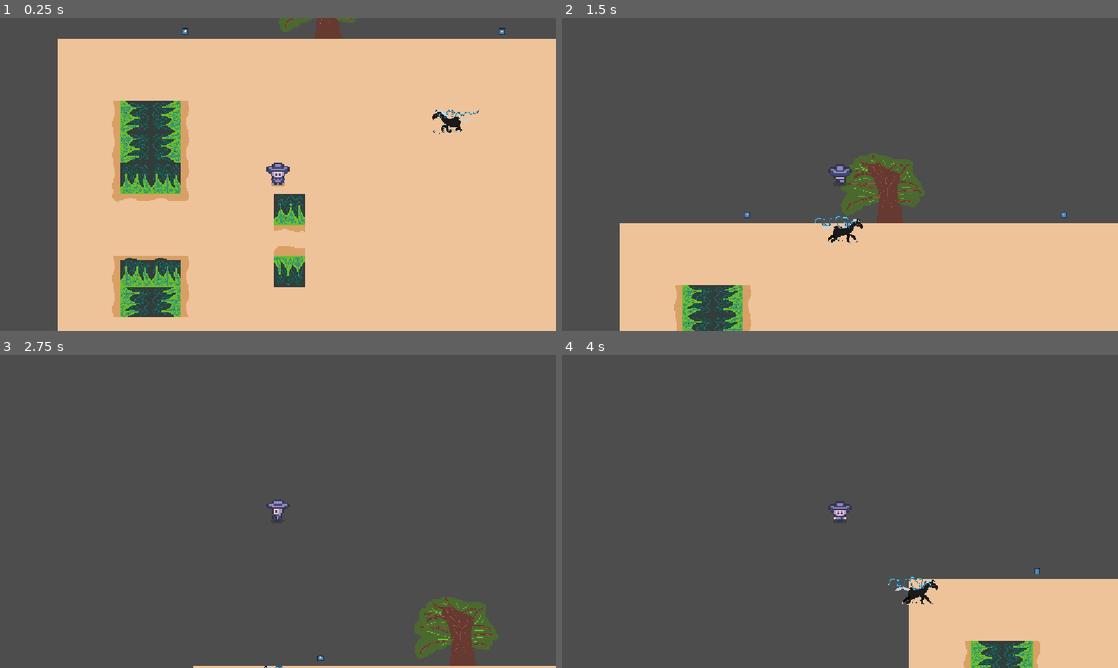
Above: before the commit, frames 1-4 (two rows, left to right).
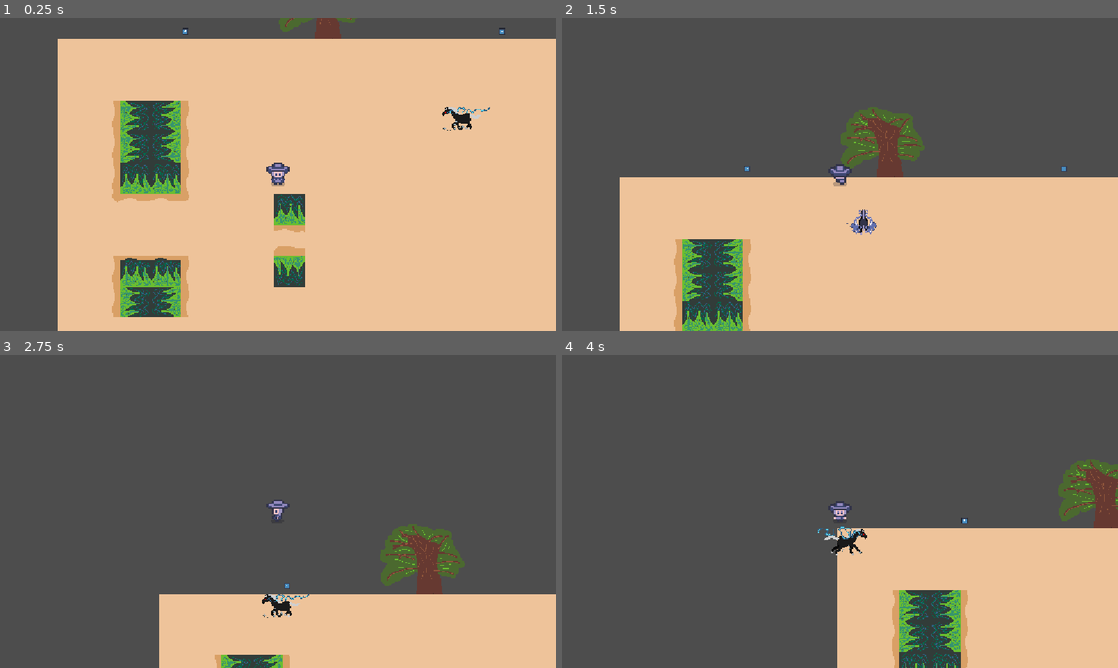
Above: after the commit, the same moments.

Repository: LeonAlbornoz/Quetrem-Huitru
Game: Godot game, scene res://Escenas/Main.tscn
The game is run twice, just before and just after one commit, with the same random seed, the same clock (stepped at 60 frames per second) and the same inputs. The engine's default icon, where the game draws it, is replaced by a stand-in: a white triangle on a blue panel in a dark square.
Inputs:
- Up to frame 1 (0.25 s): no input
- Up to frame 2 (1.5 s): hold W (Move_Up) from 0.53 s (still down)
- Up to frame 3 (2.75 s): release W (Move_Up) at 2.03 s; hold A (Move_Left) from 2.03 s (still down)
- Up to frame 4 (4 s): release A (Move_Left) at 3.53 s; hold S (Move_Down) from 3.53 s (still down)

The runs differ from the first frame. In frame 1, 0.4% of the frame differs, in the area x 77-89%, y 28-38%; in frame 2, 19%, in the area x 10-100%, y 28-100%; in frame 3, 19%; in frame 4, 18%.

Commit message:
Add all Potrillo Assets

Diff:
--- a/Escenas/Main.gd
+++ b/Escenas/Main.gd
@@ -1,16 +1,15 @@
 extends Node2D
 
-@onready var player: CharacterBody2D = get_tree().get_first_node_in_group("Player")
 @onready var UI = get_tree().get_first_node_in_group("UI")
 
-func _on_area_2d_body_entered(body: Node2D) -> void:
+func _on_area_2d_body_entered(player: Node2D) -> void:
 	if player.Piezas >= 2:
 		UI.get_node("Ganaste").visible = true
 
-func _on_pieza_1_body_entered(_body: Node2D) -> void:
+func _on_pieza_1_body_entered(player: Node2D) -> void:
 	player.Piezas += 1
 	get_node("Pieza1").queue_free()
 
-func _on_pieza_2_body_entered(_body: Node2D) -> void:
+func _on_pieza_2_body_entered(player: Node2D) -> void:
 	player.Piezas += 1
 	get_node("Pieza2").queue_free()
--- a/Escenas/Main.tscn
+++ b/Escenas/Main.tscn
@@ -62,6 +62,7 @@
 
 [node name="Player" parent="." unique_id=1781514266 instance=ExtResource("2_sem21")]
 position = Vector2(456, 280)
+speed = 300
 
 [node name="Pieza1" type="Area2D" parent="." unique_id=1614259994]
 position = Vector2(264, -16)
--- a/Escenas/Player.tscn
+++ b/Escenas/Player.tscn
@@ -193,7 +193,6 @@
 collision_layer = 2
 collision_mask = 5
 script = ExtResource("1_wwpud")
-speed = 400
 
 [node name="Anim" type="AnimatedSprite2D" parent="." unique_id=33832969]
 scale = Vector2(3, 3)
--- a/Escenas/Potrillo.gd
+++ b/Escenas/Potrillo.gd
@@ -22,9 +22,15 @@
 
 	velocity = direction * speed
 
-	if velocity.x > 0:
-		anim.play("Walk_Right")
+	if abs(direction.x) > abs(direction.y):
+		if direction.x > 0:
+			anim.play("Walk_Right")
+		else:
+			anim.play("Walk_Left")
 	else:
-		anim.play("Walk_Left")
+		if direction.y > 0:
+			anim.play("Walk_Down")
+		else:
+			anim.play("Walk_Up")
 
 	move_and_slide()
--- a/Escenas/Potrillo.tscn
+++ b/Escenas/Potrillo.tscn
@@ -1,12 +1,19 @@
 [gd_scene format=3 uid="uid://n1wnplsf2l4w"]
 
 [ext_resource type="Script" uid="uid://wg253tro8di0" path="res://Escenas/Potrillo.gd" id="1_8ial7"]
-[ext_resource type="Texture2D" uid="uid://befgqnan5wbks" path="res://icon.svg" id="2_6i2q3"]
 [ext_resource type="Texture2D" uid="uid://c7rhh34dwa7pv" path="res://Assets/Potrillo.png" id="3_6i2q3"]
 
+[sub_resource type="AtlasTexture" id="AtlasTexture_6i2q3"]
+atlas = ExtResource("3_6i2q3")
+region = Rect2(0, 128, 64, 64)
+
 [sub_resource type="AtlasTexture" id="AtlasTexture_gyn6o"]
-atlas = ExtResource("2_6i2q3")
-region = Rect2(0, 0, 128, 128)
+atlas = ExtResource("3_6i2q3")
+region = Rect2(64, 128, 64, 64)
+
+[sub_resource type="AtlasTexture" id="AtlasTexture_3p75n"]
+atlas = ExtResource("3_6i2q3")
+region = Rect2(128, 128, 64, 64)
 
 [sub_resource type="AtlasTexture" id="AtlasTexture_7inl1"]
 atlas = ExtResource("3_6i2q3")
@@ -32,19 +39,33 @@
 atlas = ExtResource("3_6i2q3")
 region = Rect2(128, 64, 64, 64)
 
+[sub_resource type="AtlasTexture" id="AtlasTexture_8ial7"]
+atlas = ExtResource("3_6i2q3")
+region = Rect2(0, 192, 64, 64)
+
 [sub_resource type="AtlasTexture" id="AtlasTexture_5i5sk"]
-atlas = ExtResource("2_6i2q3")
-region = Rect2(0, 0, 128, 128)
+atlas = ExtResource("3_6i2q3")
+region = Rect2(64, 192, 64, 64)
+
+[sub_resource type="AtlasTexture" id="AtlasTexture_g6ydy"]
+atlas = ExtResource("3_6i2q3")
+region = Rect2(128, 192, 64, 64)
 
 [sub_resource type="SpriteFrames" id="SpriteFrames_vdbgw"]
 animations = [{
 "frames": [{
 "duration": 1.0,
+"texture": SubResource("AtlasTexture_6i2q3")
+}, {
+"duration": 1.0,
 "texture": SubResource("AtlasTexture_gyn6o")
+}, {
+"duration": 1.0,
+"texture": SubResource("AtlasTexture_3p75n")
 }],
 "loop": 1,
 "name": &"Walk_Down",
-"speed": 5.0
+"speed": 6.0
 }, {
 "frames": [{
 "duration": 1.0,
@@ -58,7 +79,7 @@
 }],
 "loop": 1,
 "name": &"Walk_Left",
-"speed": 5.0
+"speed": 6.0
 }, {
 "frames": [{
 "duration": 1.0,
@@ -72,15 +93,21 @@
 }],
 "loop": 1,
 "name": &"Walk_Right",
-"speed": 5.0
+"speed": 6.0
 }, {
 "frames": [{
 "duration": 1.0,
+"texture": SubResource("AtlasTexture_8ial7")
+}, {
+"duration": 1.0,
 "texture": SubResource("AtlasTexture_5i5sk")
+}, {
+"duration": 1.0,
+"texture": SubResource("AtlasTexture_g6ydy")
 }],
 "loop": 1,
 "name": &"Walk_Up",
-"speed": 5.0
+"speed": 6.0
 }]
 
 [sub_resource type="RectangleShape2D" id="RectangleShape2D_0xppu"]
@@ -88,12 +115,12 @@
 
 [node name="Potrillo" type="CharacterBody2D" unique_id=909764345]
 script = ExtResource("1_8ial7")
-speed = 400
 
 [node name="Anim" type="AnimatedSprite2D" parent="." unique_id=1276825526]
 scale = Vector2(2, 2)
 sprite_frames = SubResource("SpriteFrames_vdbgw")
-animation = &"Walk_Right"
+animation = &"Walk_Up"
+frame_progress = 0.10028591
 
 [node name="Collision" type="CollisionShape2D" parent="." unique_id=1212805432]
 shape = SubResource("RectangleShape2D_0xppu")
Binary file changed: Assets/Potrillo.png
